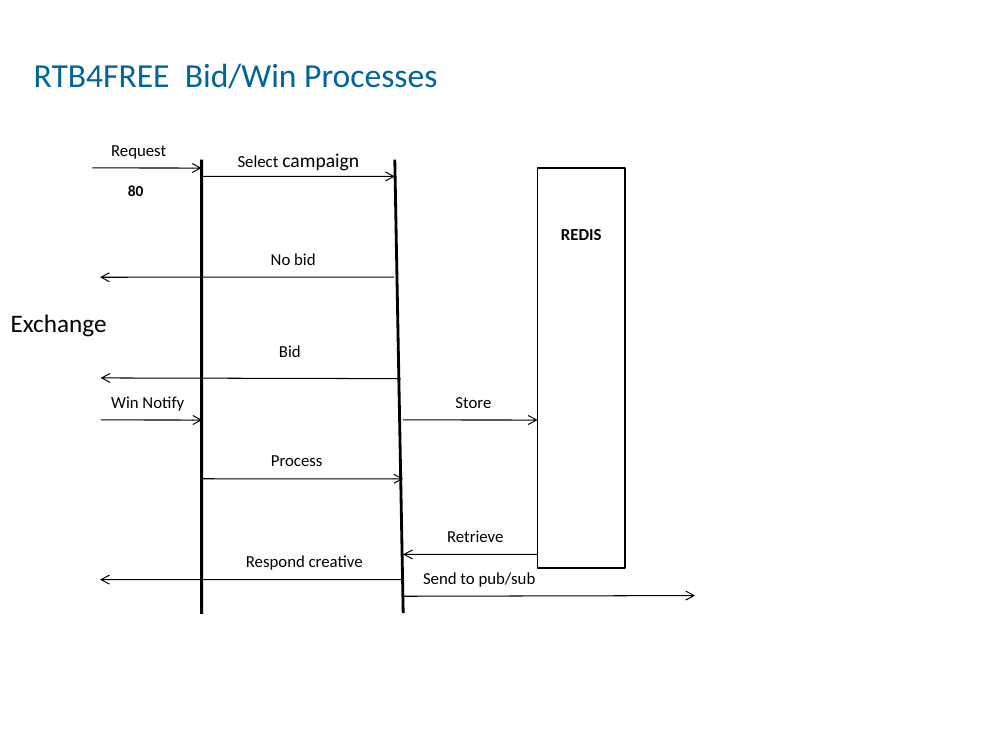
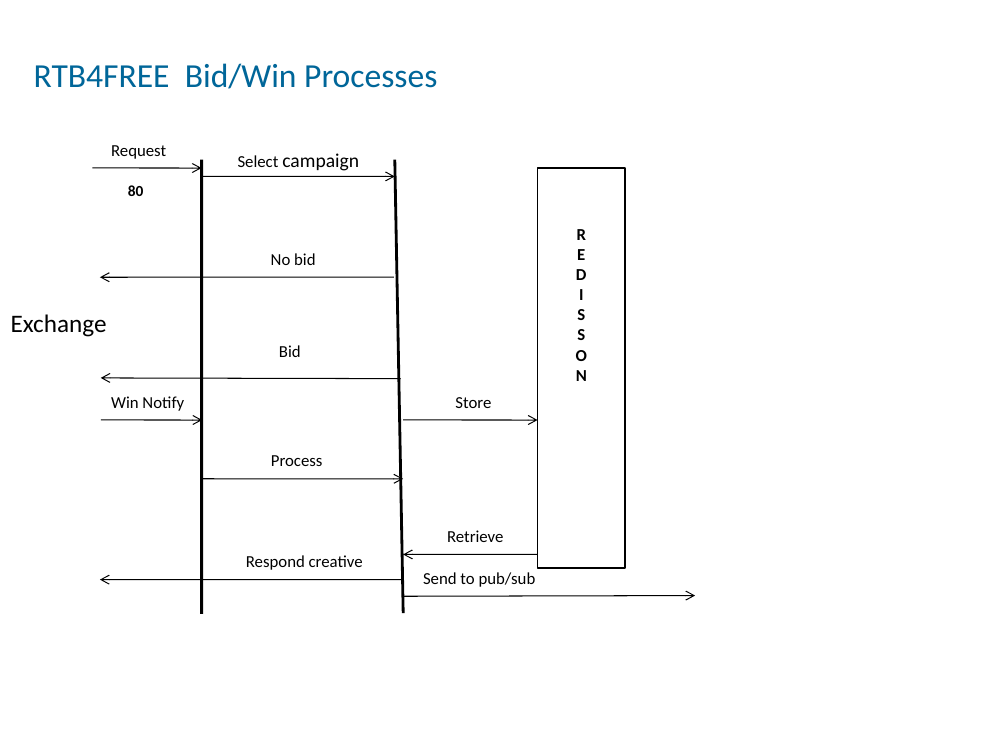
Before and after one commit to benmfaul/XRTB, a slide deck: slide 4 of www/arch/RTB_architecture_mod3.odp. Drawn at 1008x756 pixels with LibreOffice and Linux fonts; fonts in the diff are those of the drawing. Boxes give left, top, right and bottom in pixels: in the first picture for what was removed or moved away, otherwise in the second. Text is boxed around its words. In the diff, an @@ line names an element or a change of style, - is before the commit and + after.

```diff
--- a/www/arch/RTB_architecture_mod3.odp
+++ b/www/arch/RTB_architecture_mod3.odp
@@ text in rectangle at bbox=[576, 229, 587, 381]: text changed @@
-REDIS
+R
+E
+D
+I
+S
+S
+O
+N
```
Also in this commit, not shown: 4 other slides changed, 21 other files.
